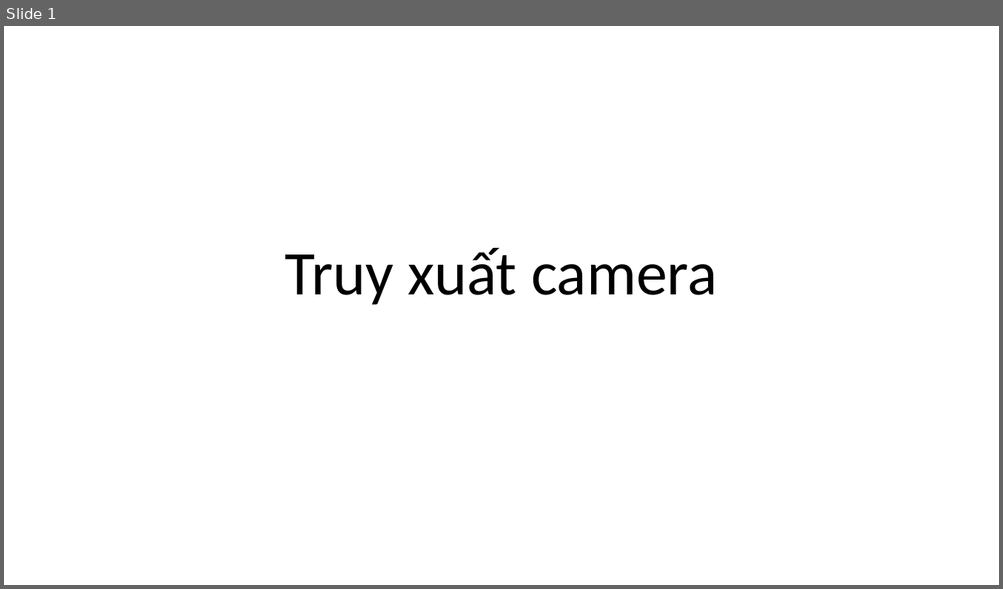
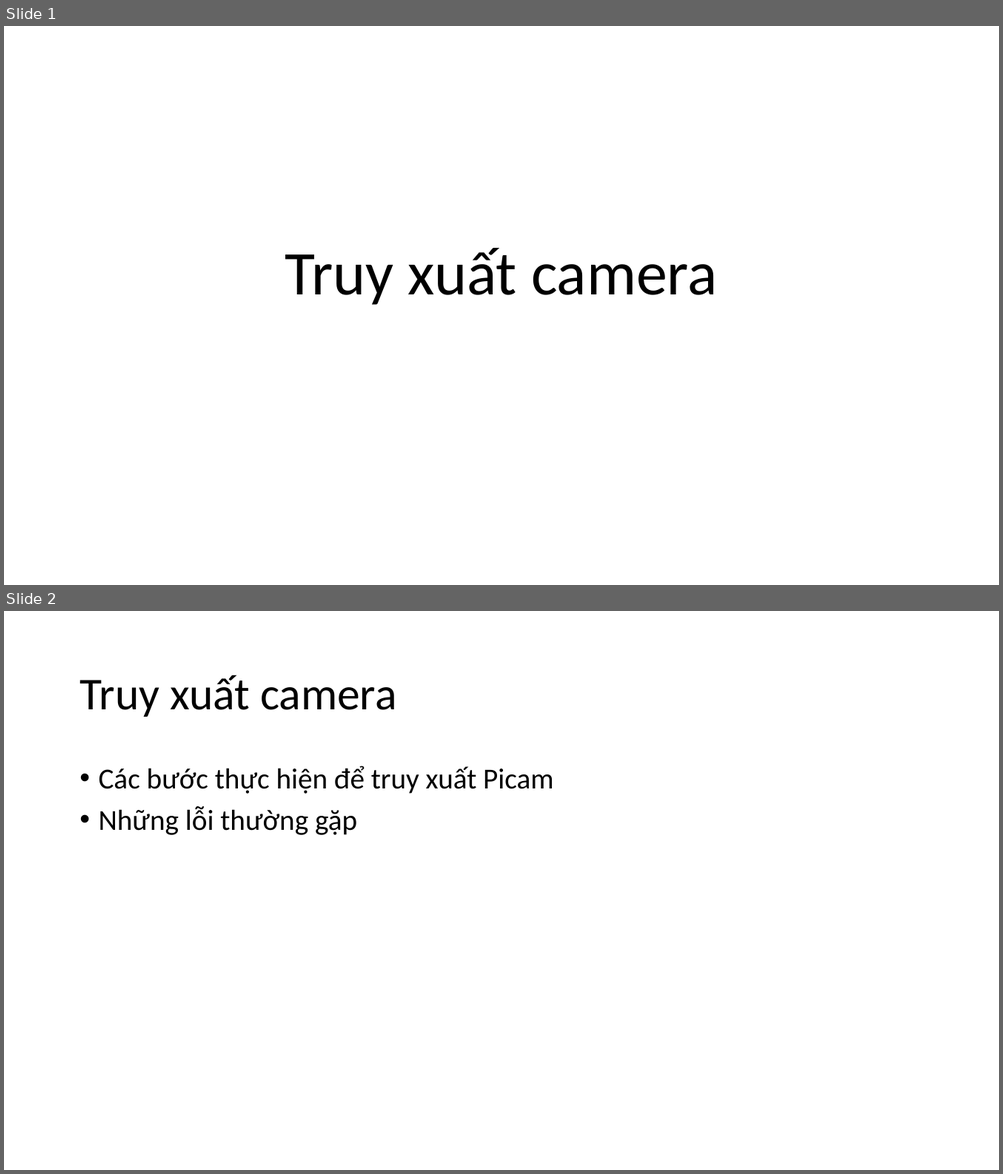
Before and after one commit to levinhhoang16/PyOpenCVCourse, a slide deck: Lecture/[03]TruyXuatCam.pptx. Shown one above the other, each under a label of ours: slide 1 before the commit, slides 1 and 2 after it. The pictures are 1003x589 and 1003x1174 pixels, drawn with LibreOffice and Linux fonts; fonts in the diff are those of the drawing. Boxes give left, top, right and bottom in pixels: in the first picture for what was removed or moved away, otherwise in the second. Text is boxed around its words. In the diff, an @@ line names an element or a change of style, - is before the commit and + after.

```diff
--- a/Lecture/[03]TruyXuatCam.pptx
+++ b/Lecture/[03]TruyXuatCam.pptx
@@ slide 2 added at bbox=[4, 611, 999, 1170], background #FFFFFF @@
@@ title added at bbox=[79, 675, 397, 717], 44 pt, text #000000 @@
+Truy xuất camera
@@ text added at bbox=[99, 766, 553, 835], 28 pt, text #000000 @@
+• Các bước thực hiện để truy xuất Picam
+• Những lỗi thường gặp
```
Also in this commit, not shown: 3 slides changed, 3 other slides added, 1 other file.
